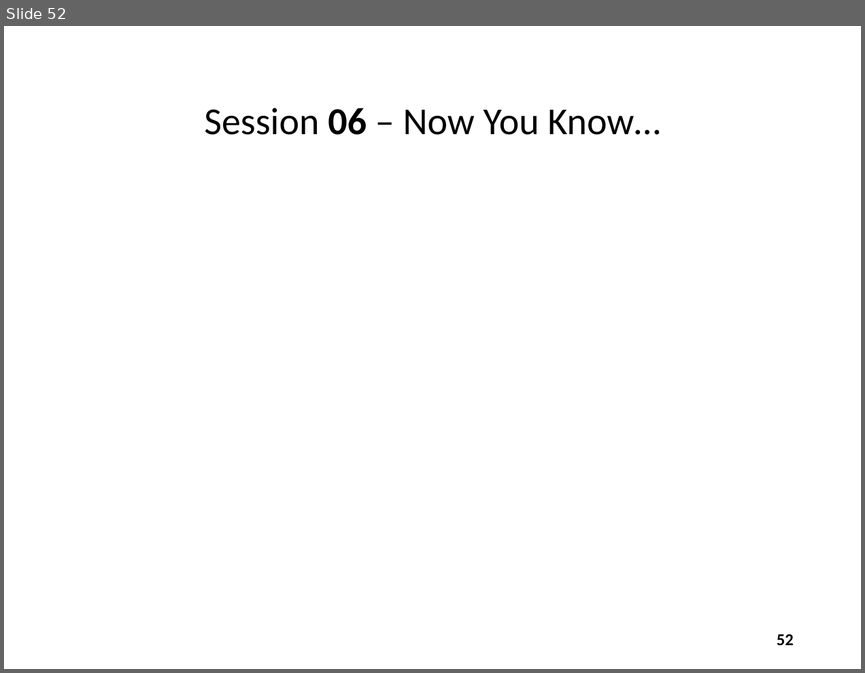
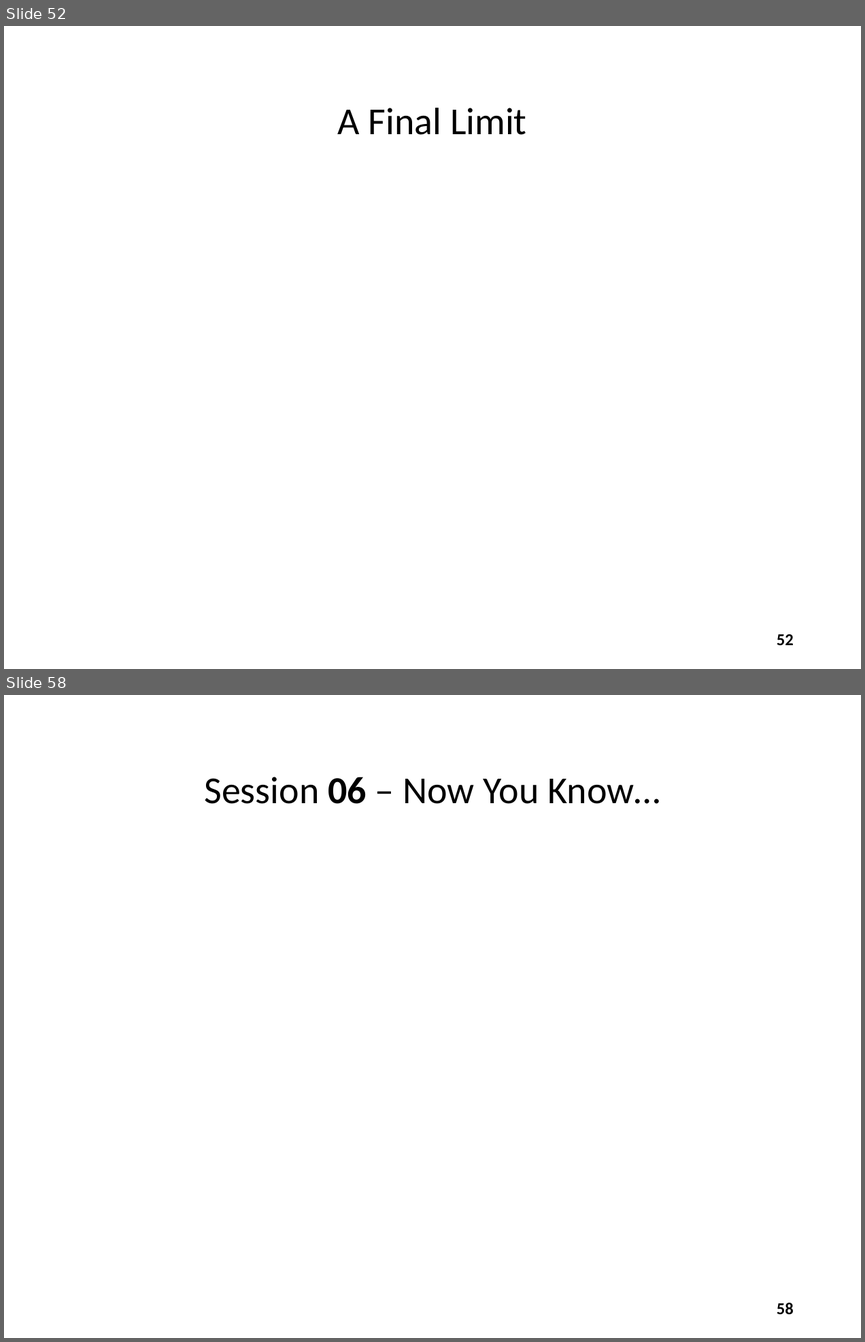
Before and after one commit to dbiersach/scicomp101, a slide deck: Session 06 - Infinite Series and Limits/Session 06 - Infinite Series and Limits.pptx. Shown one above the other, each under a label of ours: slide 52 before the commit, slides 52 and 58 after it; the slides between them are not shown. The pictures are 865x673 and 865x1342 pixels, drawn with LibreOffice and Linux fonts; fonts in the diff are those of the drawing; grey boxes stand for pictures. Boxes give left, top, right and bottom in pixels: in the first picture for what was removed or moved away, otherwise in the second. Text is boxed around its words. In the diff, an @@ line names an element or a change of style, - is before the commit and + after.

Commit message:
Add new limit demonstration

```diff
--- a/Session 06 - Infinite Series and Limits/Session 06 - Infinite Series and Limits.pptx
+++ b/Session 06 - Infinite Series and Limits/Session 06 - Infinite Series and Limits.pptx
@@ slide 52 added at [4,26,861,669], background #FFFFFF @@
@@ title added at [338,108,527,135], 32 pt, text #000000 @@
+A Final Limit
@@ page number added at [776,634,793,645], 14 pt, text #000000, bold @@
+52
@@ what was slide 52 is now slide 58 @@
@@ page number at [776,1302,793,1314]: text changed @@
-52
+58
```
Also in this commit, not shown: 5 other slides added, 2 other files.
